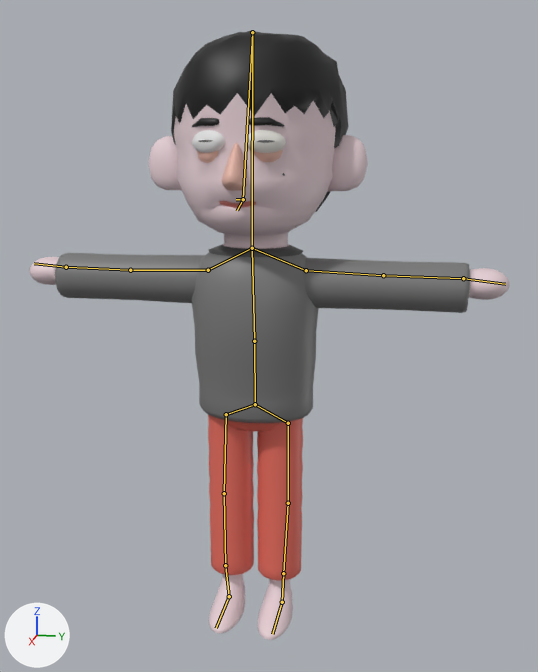
The Blender file TresFabulasGeniales/Assets/Modelos/Personajes/Beltranuqui/beltran.blend, before and after one commit.
Both versions are drawn from a camera (50 mm lens) standing at (8.39, 1.81, 1.65) and looking at (0.11, 0.16, -0.42). Lighting does not change. The marker at lower left points along +X, +Y and +Z. The bones that bend it are drawn over the model as lines.
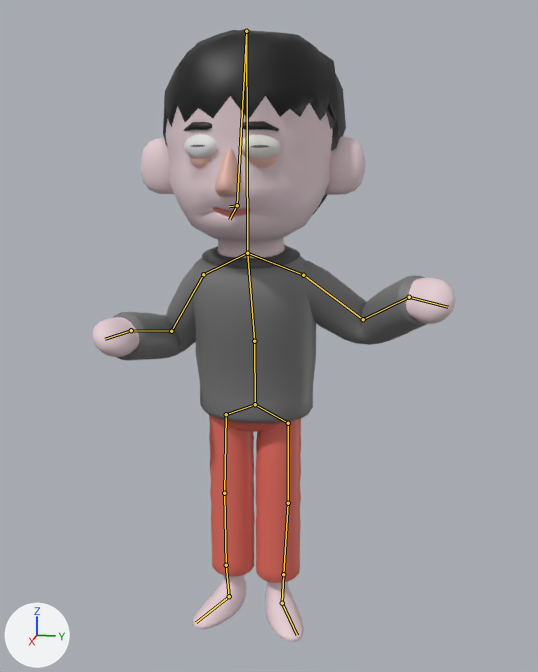
The newer file adds an action. The first version stands in its rest pose; the second is drawn at frame 0 of the action 'ArmatureAction'.

What differs and where, as boxes (x1, y1, x2, y2) in the pictures (538 x 672 px):
'Cylinder.004', posed (24% narrower)
    before: (29, 31, 510, 640)
    after: (92, 29, 456, 642)
bone 'Bone.001', root to tip
    before: (254, 341) to (252, 248)
    after: (254, 341) to (247, 253)
bone 'Bone.002', root to tip
    before: (252, 248) to (252, 32)
    after: (247, 253) to (246, 31)
bone 'Bone.007', root to tip
    before: (306, 270) to (383, 275)
    after: (303, 275) to (363, 319)
bone 'Bone.008', root to tip
    before: (383, 275) to (463, 278)
    after: (363, 319) to (409, 297)
bone 'Bone.009', root to tip
    before: (463, 278) to (505, 284)
    after: (409, 297) to (448, 307)
bone 'Bone.011', root to tip
    before: (208, 270) to (130, 270)
    after: (203, 274) to (171, 331)
bone 'Bone.012', root to tip
    before: (130, 270) to (66, 267)
    after: (171, 331) to (131, 330)
bone 'Bone.013', root to tip
    before: (66, 267) to (34, 263)
    after: (131, 330) to (105, 339)

The change in detail:
Bone 'Bone.001' (bone_bone_001) turns from (0, 0, 0) to (0, 0, -13) degrees about its own x, y and z.
Bone 'Bone.002' (bone_bone_002) turns from (0, 0, 0) to (0, 0, 11) degrees about its own x, y and z.
Bone 'Bone.007' (bone_bone_007) turns from (0, 0, 0) to (-41, 18, -6) degrees about its own x, y and z.
Bone 'Bone.008' (bone_bone_008) turns from (0, 0, 0) to (90, 17, 7) degrees about its own x, y and z.
Bone 'Bone.009' (bone_bone_009) turns from (0, 0, 0) to (-29, -2, -13) degrees about its own x, y and z.
Bone 'Bone.011' (bone_bone_011) turns from (0, 0, 0) to (59, -14, -10) degrees about its own x, y and z.
Bone 'Bone.012' (bone_bone_012) turns from (0, 0, 0) to (-103, -48, -6) degrees about its own x, y and z.
Bone 'Bone.013' (bone_bone_013) turns from (0, 0, 0) to (17, 3, -4) degrees about its own x, y and z.
Bone 'Bone.015' (bone_bone_015) turns from (0, 0, 0) to (0, 26, -1) degrees about its own x, y and z.
Bone 'Bone.019' (bone_bone_019) turns from (0, 0, 0) to (0, -27, 0) degrees about its own x, y and z.
